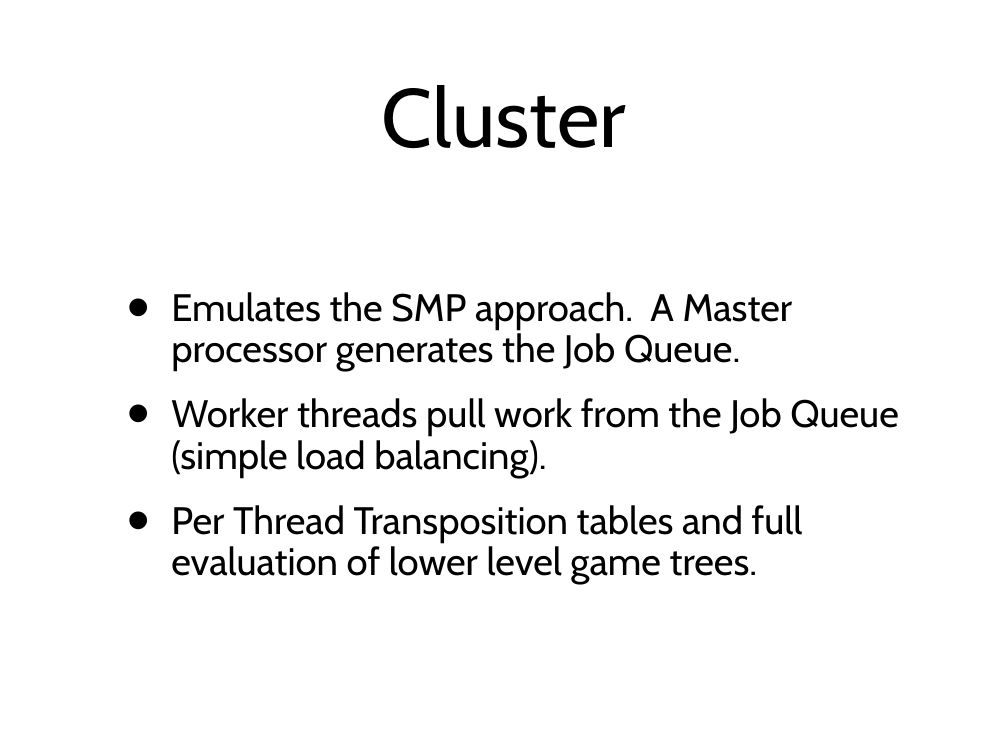
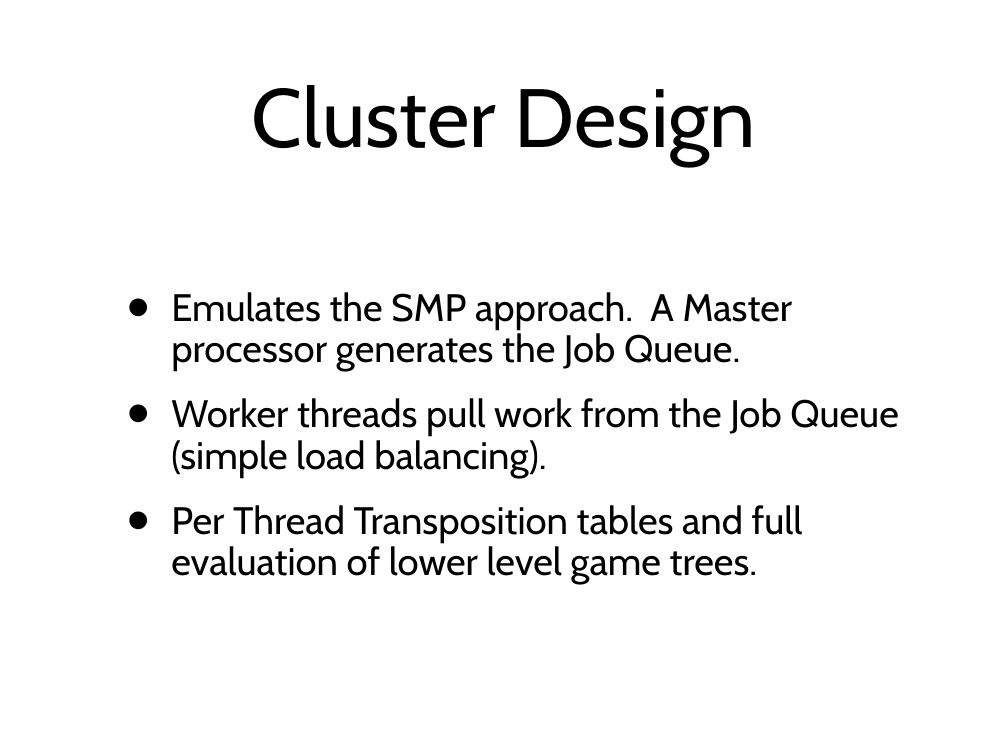
Before and after one commit to amod0017/rit-othello, a slide deck: slide 23 of Othello/other/Othello-Presentation-2.ppt (slide 22 before the commit). Drawn at 1008x756 pixels with LibreOffice and Linux fonts; fonts in the diff are those of the drawing. Boxes give left, top, right and bottom in pixels: in the first picture for what was removed or moved away, otherwise in the second. Text is boxed around its words. In the diff, an @@ line names an element or a change of style, - is before the commit and + after.

```diff
--- a/Othello/other/Othello-Presentation-2.ppt
+++ b/Othello/other/Othello-Presentation-2.ppt
@@ title at (252, 85, 756, 164): text changed @@
-Cluster
+Cluster Design
```
Also in this commit, not shown: 2 other slides changed, 1 slide added.
